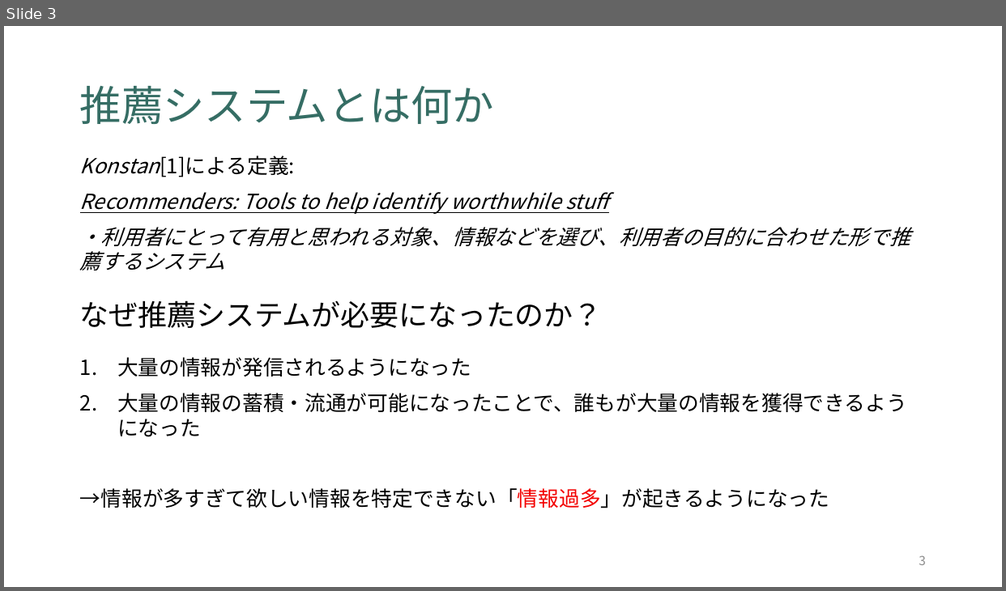
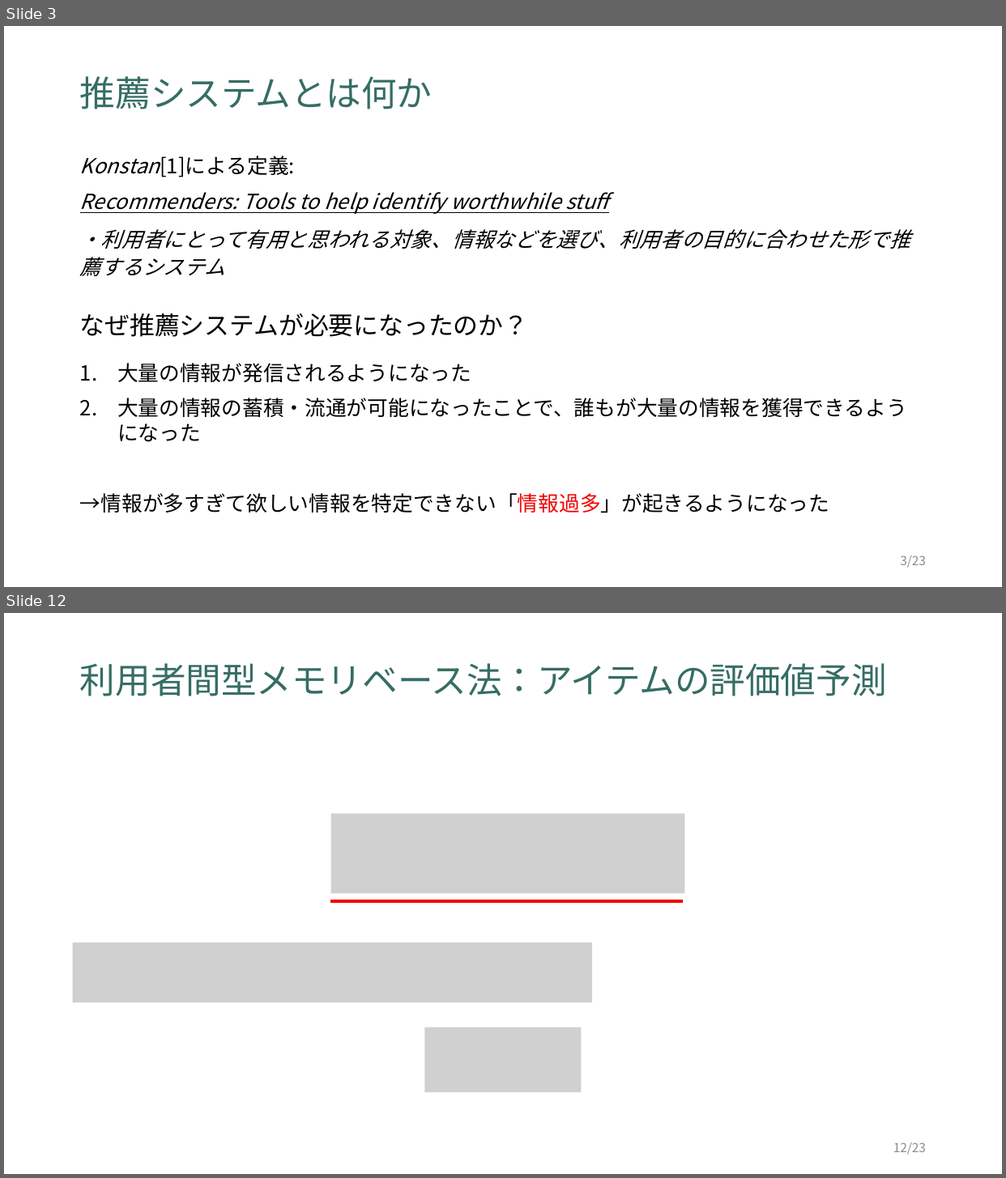
Before and after one commit to tomos7231/seminar, a slide deck: research/推薦システムのアルゴリズム.pptx. Shown one above the other, each under a label of ours: slide 3 before the commit, slides 3 and 12 after it; the slides between them are not shown. The pictures are 1006x591 and 1006x1178 pixels, drawn with LibreOffice and Linux fonts; fonts in the diff are those of the drawing; grey boxes stand for pictures. Boxes give left, top, right and bottom in pixels: in the first picture for what was removed or moved away, otherwise in the second. Text is boxed around its words. In the diff, an @@ line names an element or a change of style, - is before the commit and + after.

```diff
--- a/research/推薦システムのアルゴリズム.pptx
+++ b/research/推薦システムのアルゴリズム.pptx
@@ slide 12 added at [4, 613, 1002, 1174], background #FFFFFF @@
@@ title added at [80, 663, 887, 696], 34 pt, text #356D64 @@
+利用者間型メモリベース法：アイテムの評価値予測
@@ picture added at [331, 814, 685, 894] @@
@@ line added from (331, 902) to (683, 902), #F30100 3 pt @@
@@ picture added at [73, 943, 592, 1003] @@
@@ picture added at [424, 1028, 582, 1093] @@
@@ page number added at [893, 1143, 926, 1155], 12 pt, text #8C8C8C @@
+12/23
@@ slide 3 changed as well @@
@@ title "推薦システムとは何か": place and size @@
-title "推薦システムとは何か" at [80, 86, 494, 124]
+title "推薦システムとは何か" at [80, 76, 432, 109]
@@ title "推薦システムとは何か" at [80, 76, 432, 109]: size 40 to 34 pt @@
@@ text at [80, 229, 910, 276]: line spacing 1 to 1.1 @@
@@ text "なぜ推薦システムが必要になったのか？": place and size @@
-text "なぜ推薦システムが必要になったのか？" at [80, 301, 603, 328]
+text "なぜ推薦システムが必要になったのか？" at [80, 314, 528, 337]
@@ text "なぜ推薦システムが必要になったのか？" at [80, 314, 528, 337]: size 28 to 24 pt @@
@@ page number at [900, 556, 926, 568]: text changed @@
-3
+3/23
```
Also in this commit, not shown: 2 other slides changed, 19 other slides added, 1 slide removed, 1 other file.
